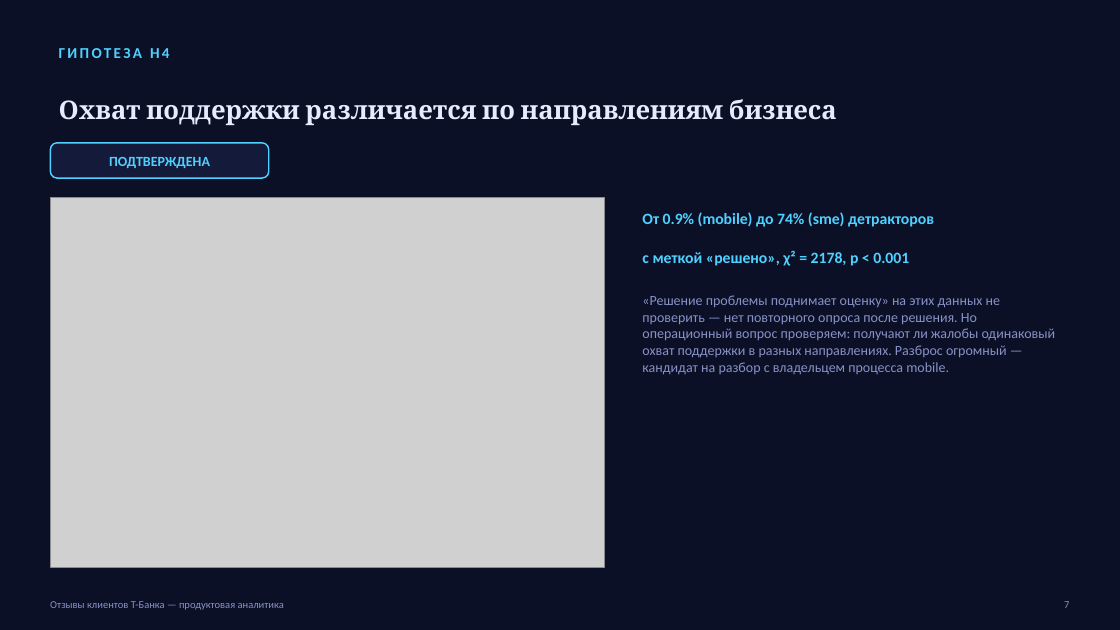
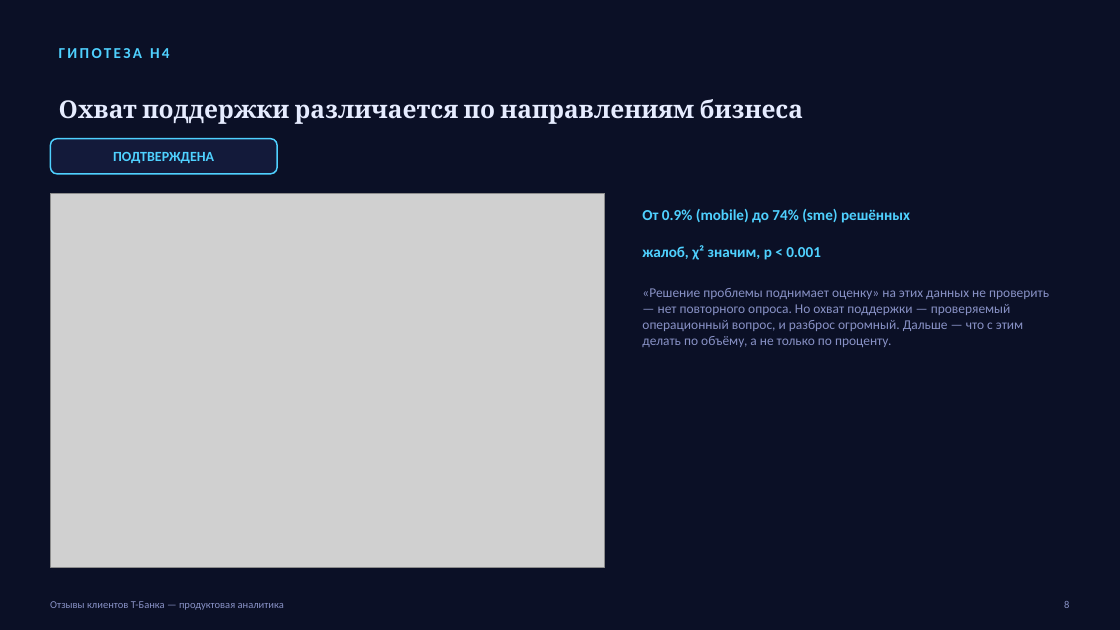
Before and after one commit to kruasanchikk1/tbank-reviews-analysis, a slide deck: slide 8 of tbank_reviews_presentation.pptx (slide 7 before the commit). Drawn at 1120x630 pixels with LibreOffice and Linux fonts; fonts in the diff are those of the drawing; grey boxes stand for pictures. Boxes give left, top, right and bottom in pixels: in the first picture for what was removed or moved away, otherwise in the second. Text is boxed around its words. In the diff, an @@ line names an element or a change of style, - is before the commit and + after.

```diff
--- a/tbank_reviews_presentation.pptx
+++ b/tbank_reviews_presentation.pptx
@@ text "Охват поддержки различается по направлениям ..." at (59,99,803,124): size 22 to 21 pt @@
@@ text "ПОДТВЕРЖДЕНА": place and size @@
-text "ПОДТВЕРЖДЕНА" at (109,157,210,168)
+text "ПОДТВЕРЖДЕНА" at (113,152,214,163)
@@ rounded rectangle: place and size @@
-rounded rectangle at (50,143,269,178)
+rounded rectangle at (50,139,277,174)
@@ picture: place and size @@
-picture at (50,197,605,567)
+picture at (50,193,605,567)
@@ text at (642,209,910,223): text changed; size 13.5 to 13 pt @@
-От 0.9% (mobile) до 74% (sme) детракторов
+От 0.9% (mobile) до 74% (sme) решённых
@@ text at (642,245,821,260): text changed; size 13.5 to 13 pt @@
-с меткой «решено», χ² = 2178, p < 0.001
+жалоб, χ² значим, p < 0.001
@@ text at (642,288,1049,347): text changed; size 12 to 11.5 pt @@
-«Решение проблемы поднимает оценку» на этих данных не проверить — нет повторного опроса после решения. Но операционный вопрос проверяем: получают ли жалобы одинаковый охват поддержки в разных направлениях. Разброс огромный — кандидат на разбор с владельцем процесса mobile.
+«Решение проблемы поднимает оценку» на этих данных не проверить — нет повторного опроса. Но охват поддержки — проверяемый операционный вопрос, и разброс огромный. Дальше — что с этим делать по объёму, а не только по проценту.
@@ text at (1064,601,1069,608): text changed @@
-7
+8
```
Also in this commit, not shown: 7 other slides changed, 6 slides added, 4 slides removed, 14 other files.
